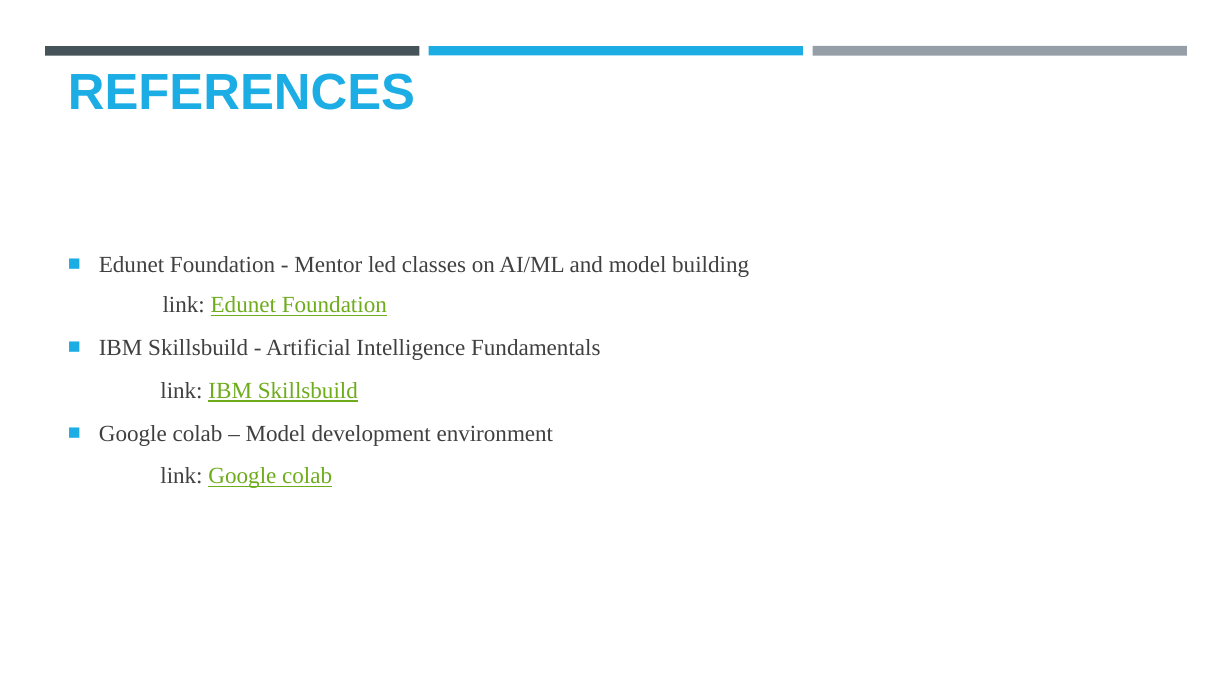
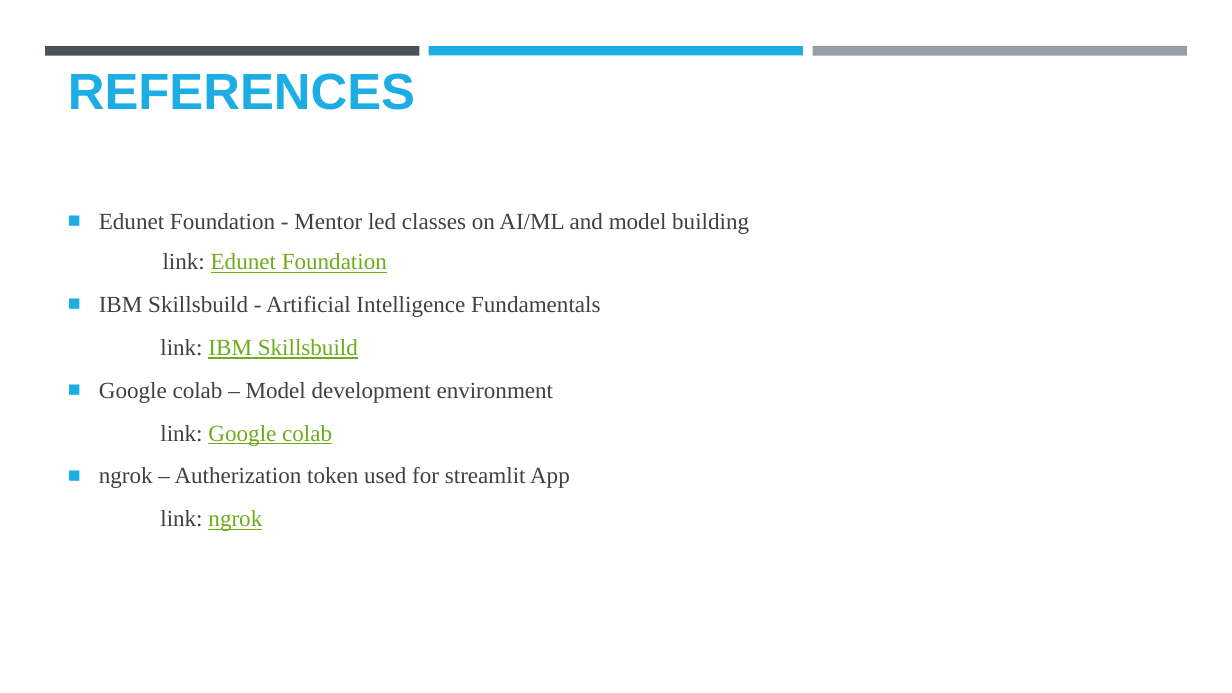
Before and after one commit to AreImanth/Employee-salary-prediction-using-supervised-learning, a slide deck: slide 16 of ML_Model_presentation.pptx. Drawn at 1232x693 pixels with LibreOffice and Linux fonts; fonts in the diff are those of the drawing; background and template pictures are left out. Boxes give left, top, right and bottom in pixels: in the first picture for what was removed or moved away, otherwise in the second. Text is boxed around its words. In the diff, an @@ line names an element or a change of style, - is before the commit and + after.

```diff
--- a/ML_Model_presentation.pptx
+++ b/ML_Model_presentation.pptx
@@ text at <box>99,467,570,531</box>: paragraphs added @@
+■ ngrok – Autherization token used for streamlit App
+link: ngrok
```
